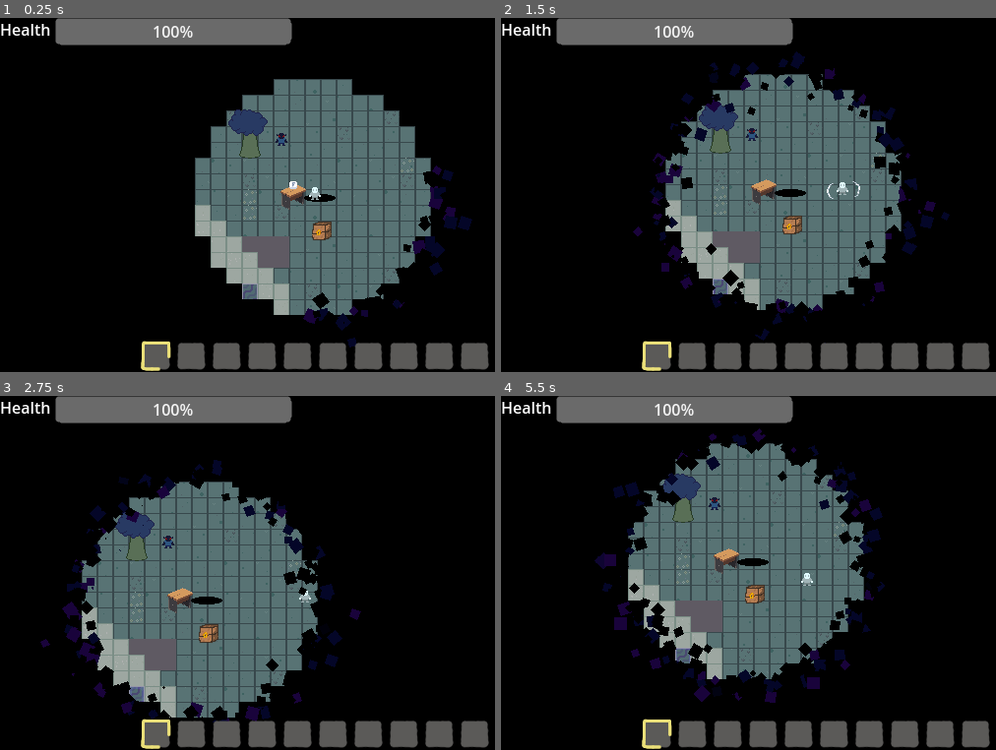
Above: before the commit, frames 1-4 (two rows, left to right).
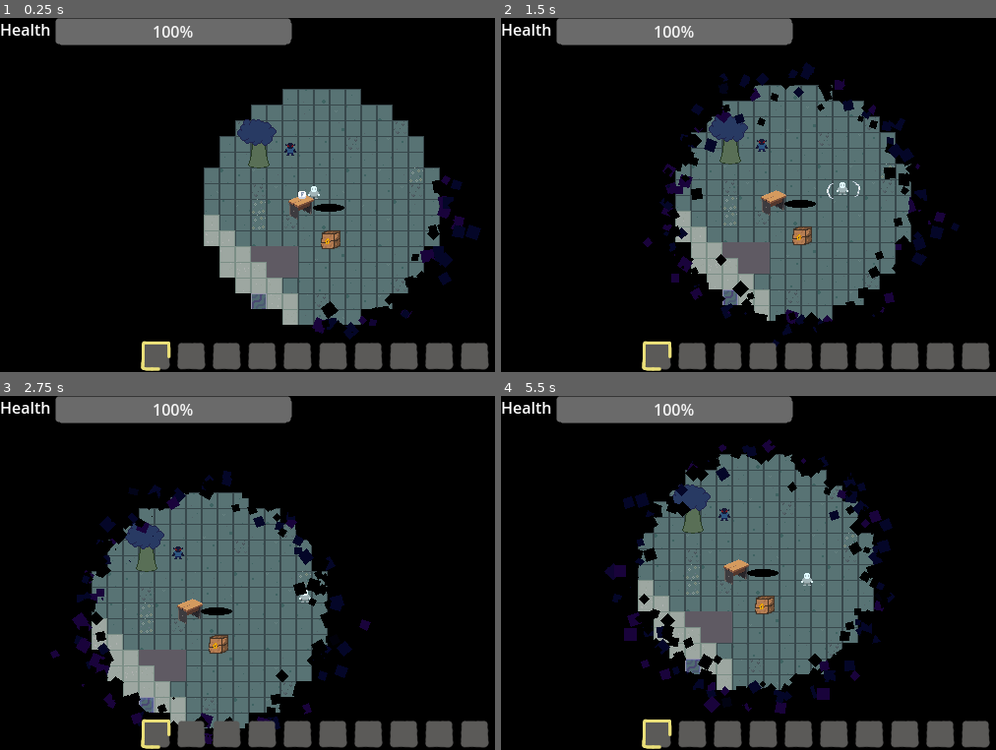
Above: after the commit, the same moments.

Repository: TimoRoggel/EverDark
Game: Godot game, scene res://scenes/levels/world.tscn
Two runs of this game, one before a commit and one after it. Both use one fixed random seed, a clock stepped at 60 frames per second and the inputs below.
Inputs (mouse positions are in pixels of both pictures, inside the frame that each line leads up to):
- Up to frame 1 (0.25 s): no input
- Up to frame 2 (1.5 s): tap Enter at 0.5 s; move the mouse to (956, 177) at 0.52 s; press the mouse at (956, 177) at 0.53 s; hold D (right) 0.53-1.25 s; release the mouse at (956, 177) at 1.25 s; drag from (689, 212) to (783, 265) at 1.27 s
- Up to frame 3 (2.75 s): move the mouse to (376, 495) at 2.02 s; hold D (right) from 2.03 s (still down); hold Shift (dash) from 2.03 s (still down)
- Up to frame 4 (5.5 s): release D (right) at 2.75 s; release Shift (dash) at 2.75 s; drag from (783, 643) to (679, 601) at 2.77 s; move the mouse to (outside the picture) at 3.52 s; hold A (left) 3.53-4.25 s; tap F (interact) at 3.6 s; drag from (624, 519) to (708, 565) at 4.27 s; move the mouse to (847, 573) at 5.02 s; hold S (down) from 5.03 s (still down); hold Ctrl from 5.03 s (still down); click (847, 573) at 5.17 s

The runs differ from the first frame. In frame 1, 15% of the frame differs, in the area x 39-98%, y 17-94%; in frame 2, 17%; in frame 3, 16%; in frame 4, 17%, in the area x 18-80%, y 9-90%.

Commit message:
Add everdark damage component
- added everdark damage component
- edited health component by adding apply_environmental_damage function

Diff:
--- a/scenes/characters/player.tscn
+++ b/scenes/characters/player.tscn
@@ -20,7 +20,8 @@
 [ext_resource type="Resource" uid="uid://bbtl2icahexun" path="res://resources/attacks/player_default_attack.tres" id="17_kmyvj"]
 [ext_resource type="PackedScene" uid="uid://bn1esnd74d0hh" path="res://UI/pause_menu.tscn" id="18_d6tgn"]
 [ext_resource type="Script" uid="uid://chbvt1cpvl4ve" path="res://scripts/components/lumin_placement_component.gd" id="18_kmyvj"]
-[ext_resource type="Script" path="res://scenes/characters/hotbar_container.gd" id="20_eir2k"]
+[ext_resource type="Script" uid="uid://ckc36i68yr744" path="res://scripts/components/everdark_damage_component.gd" id="19_inhyd"]
+[ext_resource type="Script" uid="uid://c54jhhrackwfy" path="res://scenes/characters/hotbar_container.gd" id="20_eir2k"]
 [ext_resource type="PackedScene" uid="uid://beguyjw3ooy0v" path="res://UI/hud.tscn" id="20_kmyvj"]
 
 [sub_resource type="RectangleShape2D" id="RectangleShape2D_dyp2m"]
@@ -111,6 +112,10 @@
 [node name="lumin_placement" type="Node2D" parent="components"]
 script = ExtResource("18_kmyvj")
 
+[node name="EverdarkDamageComponent" type="Node2D" parent="components"]
+script = ExtResource("19_inhyd")
+metadata/_custom_type_script = "uid://ckc36i68yr744"
+
 [node name="camera" type="Camera2D" parent="."]
 offset = Vector2(0, -4)
 position_smoothing_enabled = true
--- /dev/null
+++ b/scripts/components/everdark_damage_component.gd
@@ -0,0 +1,28 @@
+class_name EverdarkDamageComponent extends Component
+
+var is_player_pos_reset := false
+var curr_value: TileData
+
+func _enter():
+	pass
+
+func _update(_delta: float) -> void:
+	reset_player()
+	if Generator.layer:
+		if curr_value != controller.get_tile():
+			print("tile: "+ str(controller.get_tile()==null))
+			if controller.get_tile()==null:
+				if controller.health:
+					controller.health.apply_environmental_damage()
+				else: print("No health component attached!")
+			curr_value = controller.get_tile()
+
+
+func reset_player():
+	if !is_player_pos_reset:
+		curr_value = controller.get_tile()
+		controller.global_position = Vector2.ZERO
+		is_player_pos_reset = true
+
+func _exit() -> void:
+	pass
--- a/scripts/components/health_component.gd
+++ b/scripts/components/health_component.gd
@@ -109,6 +109,31 @@
 	if !attack || is_queued_for_deletion():
 		return
 
+func apply_environmental_damage() -> void:
+	var power = 10
+	var shake_amount = 3
+	var shake_duration = .5
+	var shake_addative = .2
+	var cur_invulnerability = .4
+	var slowdown = .5
+	var slowdown_duration_ms = 1.0
+	damage_taken.emit(null)
+	current_health -= power
+	GameManager.camera_shake(screen_shake_amount * power * 8.0 * shake_amount, shake_duration, shake_addative)
+	if current_health <= 0:
+		return
+	if hit_player:
+		hit_player.play_randomized()
+	update_healthbar()
+	var invulnerability: float = cur_invulnerability
+	controller.set_damaged(true)
+	GameManager.slowdown(slowdown, slowdown_duration_ms)
+	await get_tree().create_timer(max(invulnerability, 0.15)).timeout
+	controller.set_damaged(false)
+	if !controller || is_queued_for_deletion():
+		return
+	await get_tree().create_timer(2.0).timeout
+
 func calc_knockback(attack: AttackController) -> void:
 	if attack.attack.knockback == 0.0:
 		return
Not shown: 1 places in scenes/characters/player.tscn that only renumber resources
Not shown: 1 places in scenes/levels/world.tscn that only renumber resources
Not shown, added: scripts/components/everdark_damage_component.gd.uid
